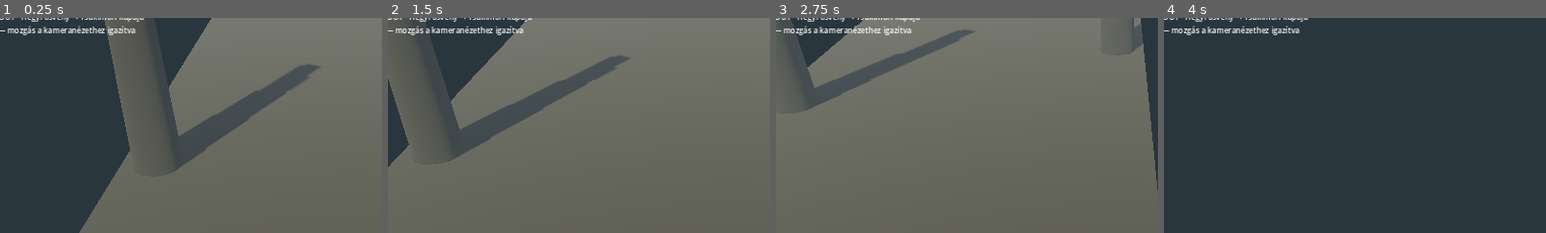
Above: before the commit, frames 1-4 (left to right).
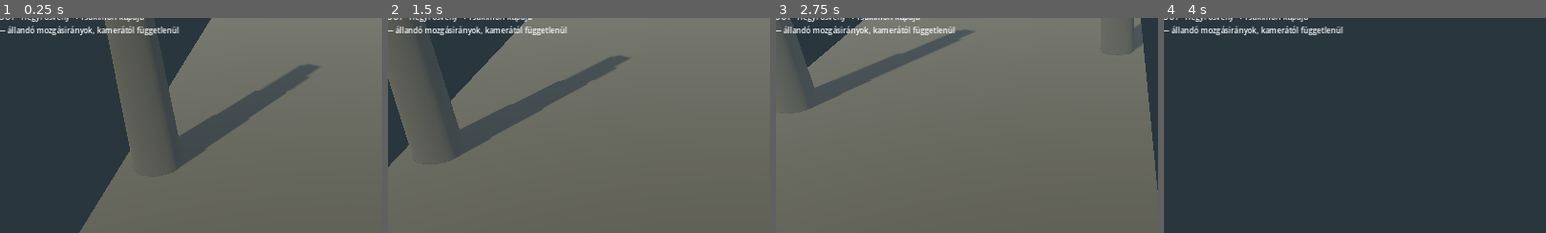
Above: after the commit, the same moments.

Repository: likop93/Tsukimori-Z-rt-Vil-g
Game: Godot game, scene res://scenes/main.tscn
Two runs of this game, one before a commit and one after it. Both use one fixed random seed, a clock stepped at 60 frames per second and the inputs below.
Inputs (mouse positions are % of the whole screen's width and height, from its top left):
- Up to frame 1 (0.25 s): no input
- Up to frame 2 (1.5 s): tap Enter at 0.5 s; move the mouse to (72, 45) at 0.52 s; hold D 0.53-1.28 s; click (72, 45) at 0.67 s; move the mouse to (30, 55) at 1.27 s; hold S from 1.28 s (still down)
- Up to frame 3 (2.75 s): move the mouse to (60, 28) at 2.02 s; release S at 2.03 s; hold D from 2.03 s (still down)
- Up to frame 4 (4 s): move the mouse to (45, 70) at 2.77 s; release D at 2.78 s; hold W 2.78-3.53 s; click (45, 70) at 2.92 s; move the mouse to (80, 65) at 3.52 s; hold A from 3.53 s (still down)
The pictures show only the part of the screen within x 5-55%, y 7-57%; the shares and areas given below are measured in that part.

The runs differ from the first frame. In frame 1, 0.9% of the frame differs, in the area x 2-47%, y 3-8%; in frame 2, 0.9%; in frame 3, 0.9%; in frame 4, 1.0%.

Commit message:
Keep WASD world directions independent of all camera changes
Remove camera-relative input latching so holding, releasing and re-pressing movement keys always uses the same world directions. Preserve smooth camera zones and character facing.

Update HUD, controls documentation and regression tests for constant directions in every shot and after stopping/restarting.

Diff:
--- a/scenes/world/mountain_path.tscn
+++ b/scenes/world/mountain_path.tscn
@@ -186,6 +186,6 @@
 text = "BLOCKOUT"
 
 [node name="Controls" type="Label" parent="HUD/Margin/VBox"]
-text = "WASD — mozgás a kameranézethez igazítva"
+text = "WASD — állandó mozgásirányok, kamerától függetlenül"
 
 [connection signal="body_entered" from="VillageGateTrigger" to="." method="_on_village_gate_trigger_body_entered"]
--- a/scripts/player_controller.gd
+++ b/scripts/player_controller.gd
@@ -6,24 +6,9 @@
 @export var rotation_speed: float = 10.0
 
 @onready var visual_body: MeshInstance3D = $PlaceholderBody
-@onready var camera: Camera3D = $CameraPivot/Camera3D
-
-var _movement_basis_locked := false
-var _movement_right := Vector3.RIGHT
-var _movement_back := Vector3.BACK
 
 func _ready() -> void:
     add_to_group("player")
-
-func _movement_keys_pressed() -> bool:
-    return Input.is_key_pressed(KEY_W) or Input.is_key_pressed(KEY_A) \
-        or Input.is_key_pressed(KEY_S) or Input.is_key_pressed(KEY_D)
-
-func _input(event: InputEvent) -> void:
-    # Catch a full release even if a new press arrives before the next physics tick.
-    if event is InputEventKey and not event.pressed:
-        if event.keycode in [KEY_W, KEY_A, KEY_S, KEY_D] and not _movement_keys_pressed():
-            _movement_basis_locked = false
 
 func _physics_process(delta: float) -> void:
     var input_axis := Vector2.ZERO
@@ -39,20 +24,8 @@
 
     input_axis = input_axis.normalized()
 
-    # Keep the input frame until all movement keys are released. Camera animation
-    # must not steer a held direction, including when adding/removing diagonal keys.
-    if not _movement_keys_pressed():
-        _movement_basis_locked = false
-    elif not _movement_basis_locked and not input_axis.is_zero_approx():
-        _movement_right = camera.global_basis.x
-        _movement_back = camera.global_basis.z
-        _movement_right.y = 0.0
-        _movement_back.y = 0.0
-        _movement_right = _movement_right.normalized()
-        _movement_back = _movement_back.normalized()
-        _movement_basis_locked = true
-    var direction := _movement_right * input_axis.x + _movement_back * input_axis.y
-    var desired := direction.normalized() * move_speed
+    # Fixed world directions: camera shots and key releases never remap WASD.
+    var desired := Vector3(input_axis.x, 0.0, input_axis.y) * move_speed
     var horizontal_velocity := Vector3(velocity.x, 0.0, velocity.z)
     horizontal_velocity = horizontal_velocity.move_toward(desired, acceleration * delta)
     velocity.x = horizontal_velocity.x
--- a/tests/camera_regression.gd
+++ b/tests/camera_regression.gd
@@ -57,13 +57,14 @@
         await frames(35)
         for key in keys:
             set_key(key, false)
-        var screen_delta := camera.unproject_position(player.global_position) - camera.unproject_position(start)
-        if KEY_W in keys: expect(screen_delta.y < -1.0, "W must move up the screen")
-        if KEY_S in keys: expect(screen_delta.y > 1.0, "S must move down the screen")
-        if KEY_A in keys: expect(screen_delta.x < -1.0, "A must move left on screen")
-        if KEY_D in keys: expect(screen_delta.x > 1.0, "D must move right on screen")
-        if keys.size() == 1 and (KEY_W in keys or KEY_S in keys):
-            expect(absf(screen_delta.x) < 1.0, "Forward/back drifted sideways on screen")
+        var displacement := player.global_position - start
+        var expected := Vector3.ZERO
+        if KEY_W in keys: expected += Vector3.FORWARD
+        if KEY_S in keys: expected += Vector3.BACK
+        if KEY_A in keys: expected += Vector3.LEFT
+        if KEY_D in keys: expected += Vector3.RIGHT
+        displacement.y = 0.0
+        expect(displacement.normalized().distance_to(expected.normalized()) < 0.001, "WASD world direction changed with camera at z=%s" % z)
         expect(absf(Vector2(player.velocity.x, player.velocity.z).length() - player.move_speed) < 0.01, "Cardinal/diagonal speed differs")
         var facing := player.get_node("PlaceholderBody").global_basis.z as Vector3
         var motion := Vector3(player.velocity.x, 0.0, player.velocity.z).normalized()
@@ -107,9 +108,7 @@
 
     # Holding W must preserve the world direction while the camera changes shots.
     await settle_at(9.0)
-    var held_forward := -camera.global_basis.z
-    held_forward.y = 0.0
-    held_forward = held_forward.normalized()
+    var held_forward := Vector3.FORWARD
     var start_position := player.global_position
     set_key(KEY_W, true)
     await frames(20)
@@ -137,22 +136,22 @@
     await frames(25)
     expect(Vector3(player.velocity.x, 0, player.velocity.z).normalized().distance_to(held_forward) < 0.001, "Releasing D unexpectedly rebased held W")
 
-    # A full release and re-press must use the new view, even between physics ticks.
+    # Full release/re-press must preserve the same world direction in the new view.
     set_key(KEY_W, false)
     set_key(KEY_W, true)
-    var new_forward := -camera.global_basis.z
-    new_forward.y = 0.0
-    new_forward = new_forward.normalized()
     await frames(30)
-    expect(Vector3(player.velocity.x, 0, player.velocity.z).normalized().distance_to(new_forward) < 0.002, "Fresh W did not adopt the new camera view")
+    expect(Vector3(player.velocity.x, 0, player.velocity.z).normalized().distance_to(held_forward) < 0.001, "Quick re-press changed the world direction")
+    set_key(KEY_W, false)
+    await frames(30)
+    set_key(KEY_W, true)
+    await frames(30)
+    expect(Vector3(player.velocity.x, 0, player.velocity.z).normalized().distance_to(held_forward) < 0.001, "Stopping and restarting changed the world direction")
     set_key(KEY_W, false)
     await frames(30)
 
     # Preserve diagonal input too when crossing back out of the side zone.
     await settle_at(7.0)
-    var back := camera.global_basis.z
-    back.y = 0.0
-    var diagonal := (back.normalized() - camera.global_basis.x).normalized()
+    var diagonal := (Vector3.BACK + Vector3.LEFT).normalized()
     set_key(KEY_S, true)
     set_key(KEY_A, true)
     await frames(20)
Not shown, changed: docs/CAMERA.md
